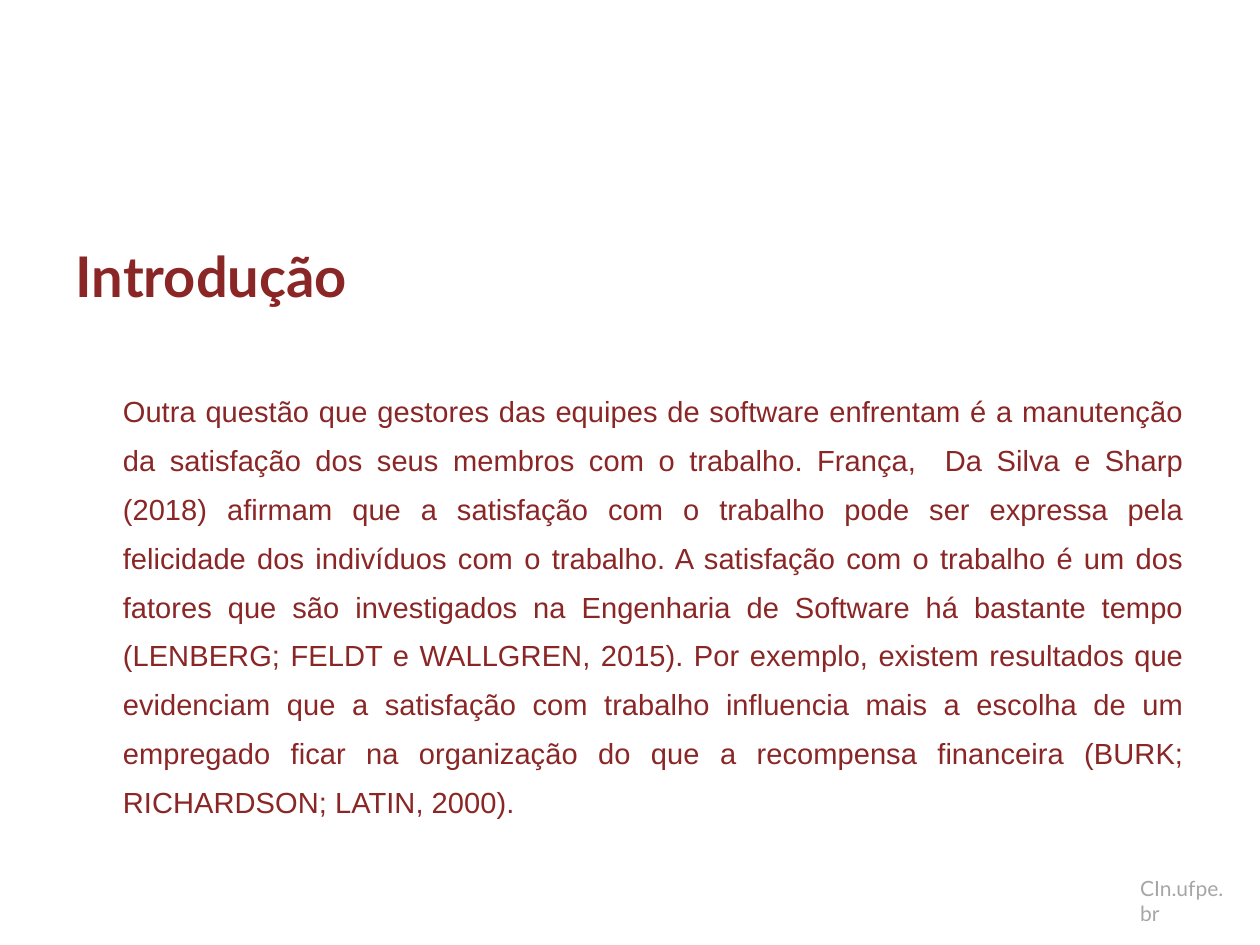
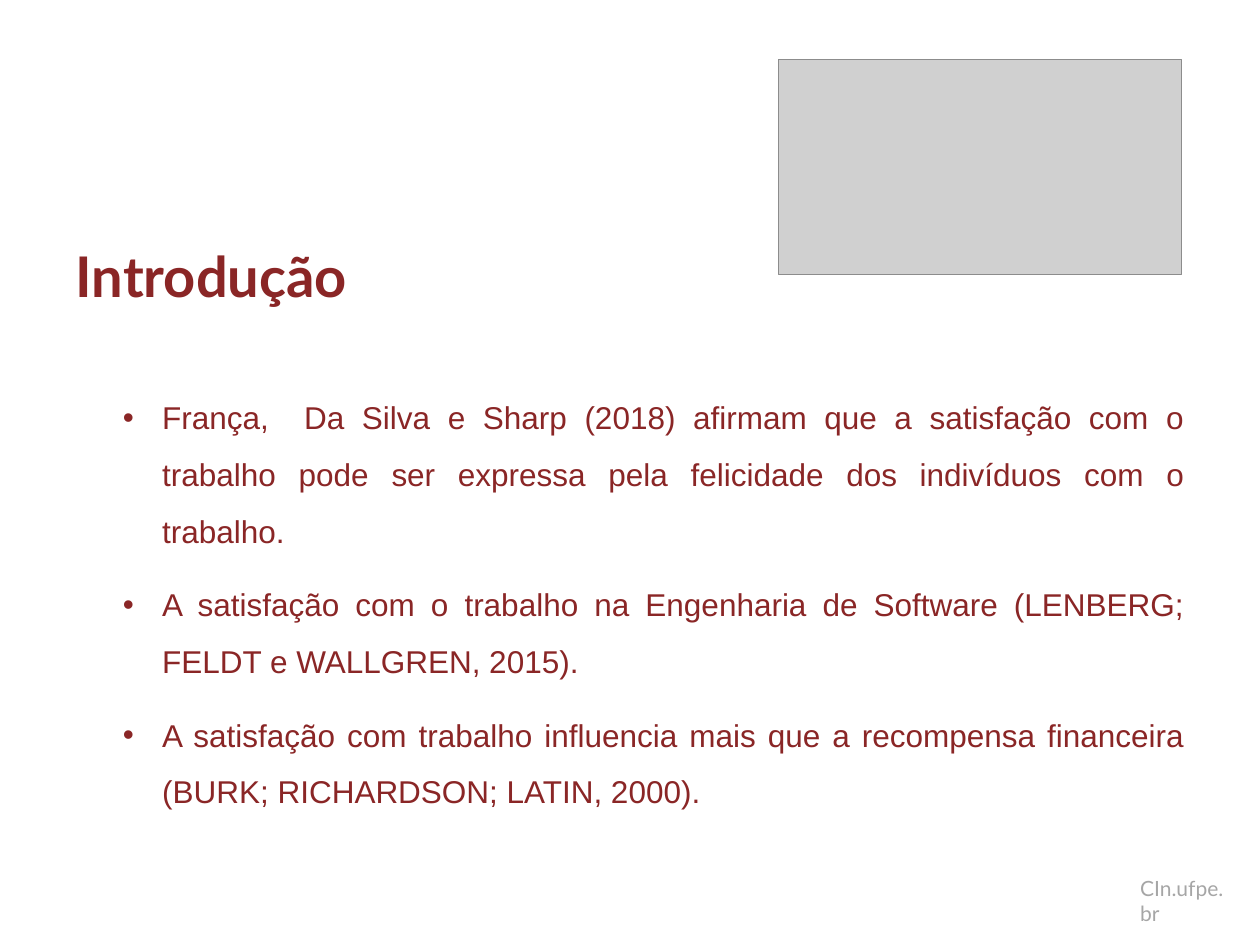
Before and after one commit to dan1lo/doutoradoR, a slide deck: slide 9 of apresentacao doutorado.pptx (slide 8 before the commit). Drawn at 1260x945 pixels with LibreOffice and Linux fonts; fonts in the diff are those of the drawing; grey boxes stand for pictures; background and template pictures are left out. Boxes give left, top, right and bottom in pixels: in the first picture for what was removed or moved away, otherwise in the second. Text is boxed around its words. In the diff, an @@ line names an element or a change of style, - is before the commit and + after.

Commit message:
introdução ajeitada
Introdução com todas as imagens adicionadas

```diff
--- a/apresentacao doutorado.pptx
+++ b/apresentacao doutorado.pptx
@@ picture added at [779,59,1182,275] @@
@@ text at [162,406,1184,809]: text changed; size 16.6 to 18 pt @@
-Outra questão que gestores das equipes de software enfrentam é a manutenção da satisfação dos seus membros com o trabalho. França, Da Silva e Sharp (2018) afirmam que a satisfação com o trabalho pode ser expressa pela felicidade dos indivíduos com o trabalho. A satisfação com o trabalho é um dos fatores que são investigados na Engenharia de Software há bastante tempo (LENBERG; FELDT e WALLGREN, 2015). Por exemplo, existem resultados que evidenciam que a satisfação com trabalho influencia mais a escolha de um empregado ficar na organização do que a recompensa financeira (BURK; RICHARDSON; LATIN, 2000).
+• França, Da Silva e Sharp (2018) afirmam que a satisfação com o trabalho pode ser expressa pela felicidade dos indivíduos com o trabalho.
+• A satisfação com o trabalho na Engenharia de Software (LENBERG; FELDT e WALLGREN, 2015).
+• A satisfação com trabalho influencia mais que a recompensa financeira (BURK; RICHARDSON; LATIN, 2000).
```
Also in this commit, not shown: 17 other slides changed, 4 slides added, 1 slide removed.
